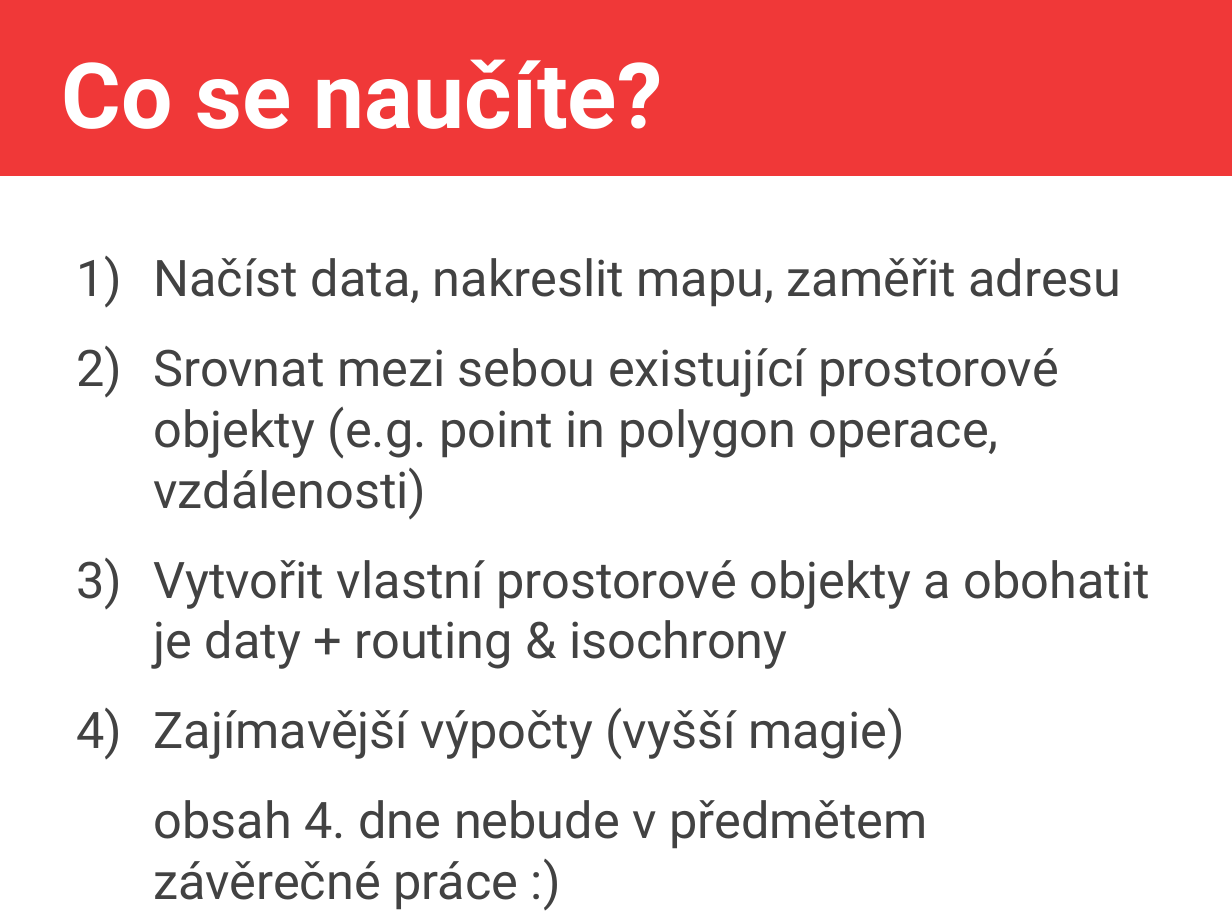
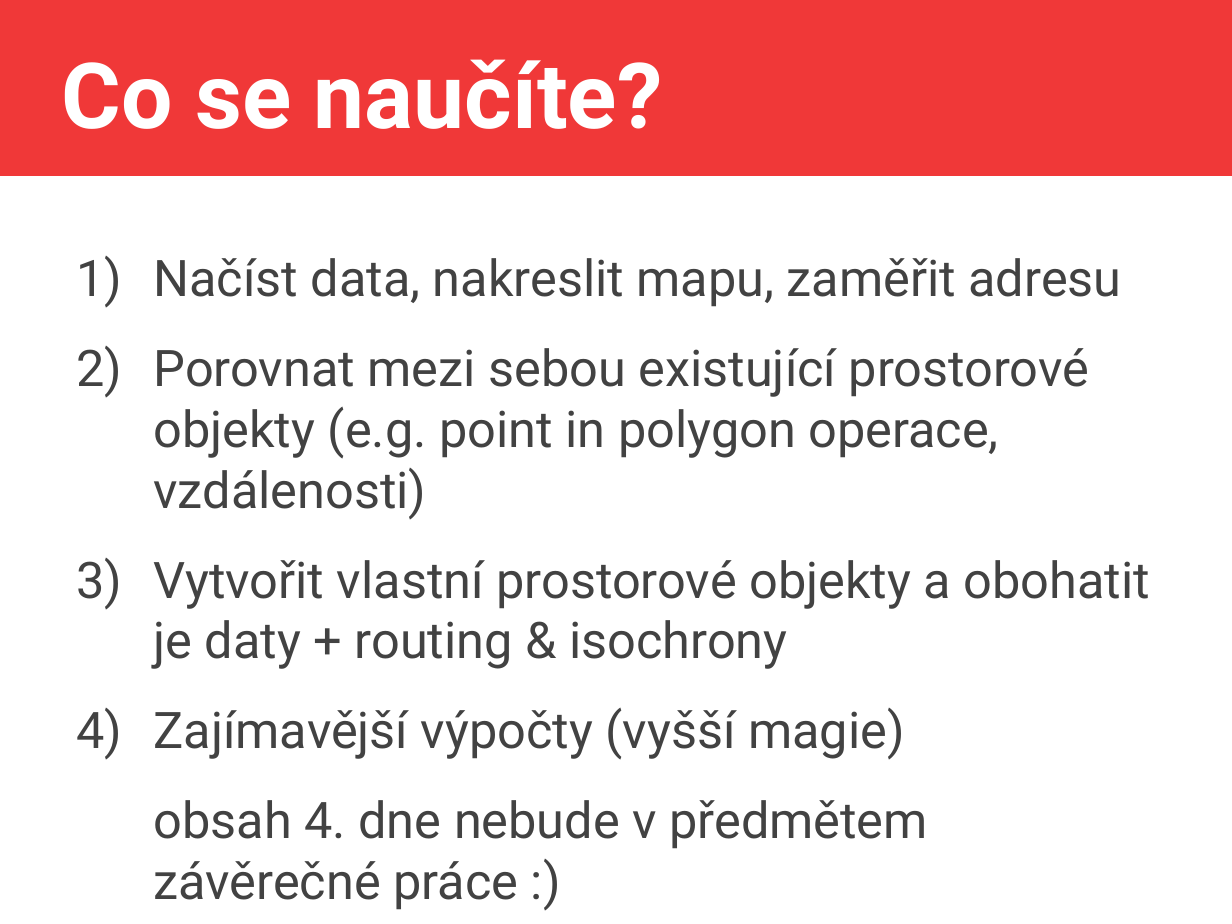
Before and after one commit to jlacko/4EK418, a slide deck: slide 4 of prez/0 - intro 4EK418.odp. Drawn at 1232x924 pixels with LibreOffice and Linux fonts; fonts in the diff are those of the drawing. Boxes give left, top, right and bottom in pixels: in the first picture for what was removed or moved away, otherwise in the second. Text is boxed around its words. In the diff, an @@ line names an element or a change of style, - is before the commit and + after.

```diff
--- a/prez/0 - intro 4EK418.odp
+++ b/prez/0 - intro 4EK418.odp
@@ text at [154, 348, 1089, 519]: text changed @@
-2) Srovnat mezi sebou existující prostorové objekty (e.g. point in polygon operace, vzdálenosti)
+2) Porovnat mezi sebou existující prostorové objekty (e.g. point in polygon operace, vzdálenosti)
```
Also in this commit, not shown: 3 slides added, 3 other files.
